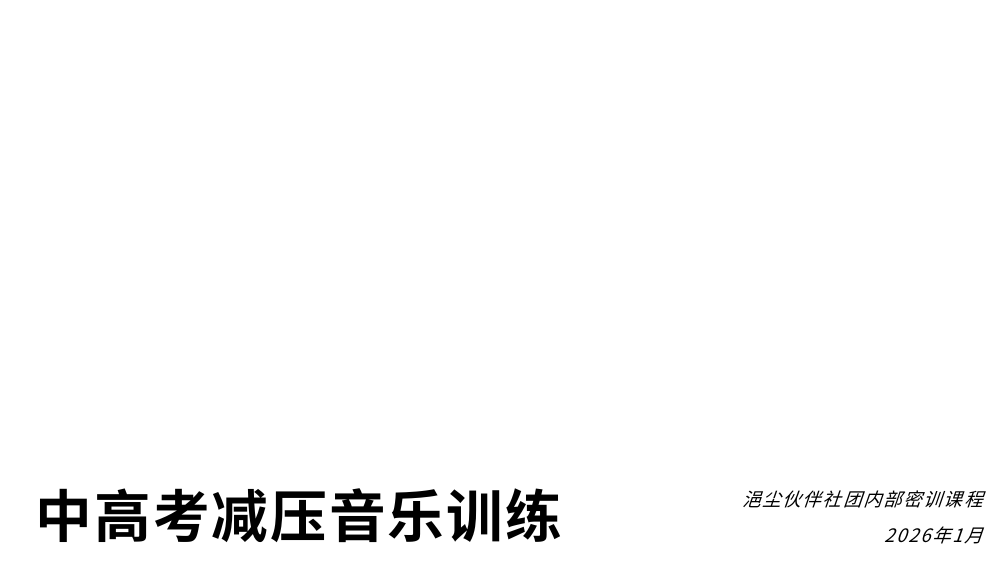
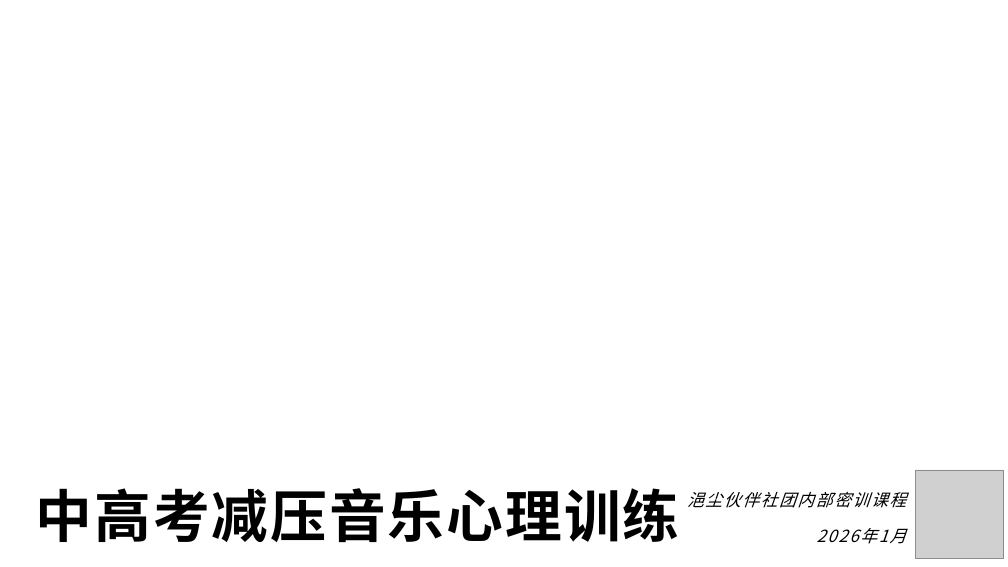
Before and after one commit to panxibei/writing, a slide deck: slide 1 of 44_心理学/30_浥尘伙伴社团原创：中高考音乐减压心理训练/PPT制作素材/浥尘伙伴社团：中高考音乐减压心理训练.pptx. Drawn at 1008x567 pixels with LibreOffice and Linux fonts; fonts in the diff are those of the drawing; grey boxes stand for pictures; background and template pictures are left out. Boxes give left, top, right and bottom in pixels: in the first picture for what was removed or moved away, otherwise in the second. Text is boxed around its words. In the diff, an @@ line names an element or a change of style, - is before the commit and + after.

```diff
--- a/44_心理学/30_浥尘伙伴社团原创：中高考音乐减压心理训练/PPT制作素材/浥尘伙伴社团：中高考音乐减压心理训练.pptx
+++ b/44_心理学/30_浥尘伙伴社团原创：中高考音乐减压心理训练/PPT制作素材/浥尘伙伴社团：中高考音乐减压心理训练.pptx
@@ subtitle "浥尘伙伴社团内部密训课程" at (x1=687, y1=492, x2=907, y2=544): size 17.6 to 16 pt; line spacing 1.15 to 1.25 @@
@@ picture added at (x1=916, y1=470, x2=1004, y2=559) @@
@@ title at (x1=36, y1=488, x2=680, y2=542): text changed @@
-中高考减压音乐训练
+中高考减压音乐心理训练
```
Also in this commit, not shown: 1 slide added, 2 other files.
